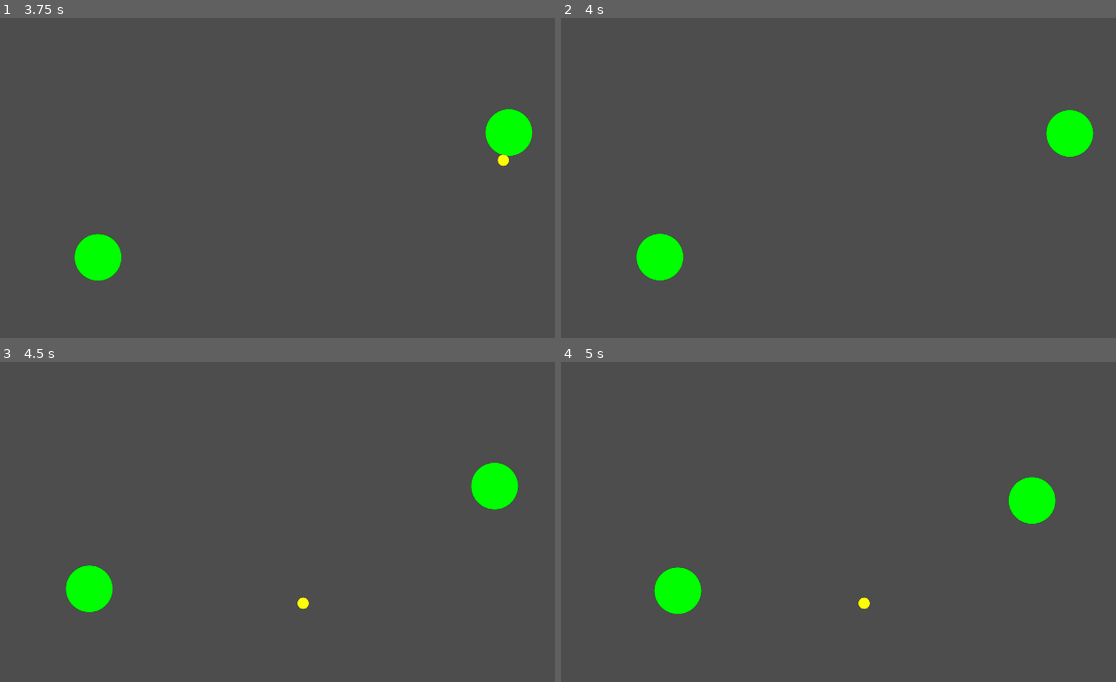
Above: before the commit, frames 1-4 (two rows, left to right).
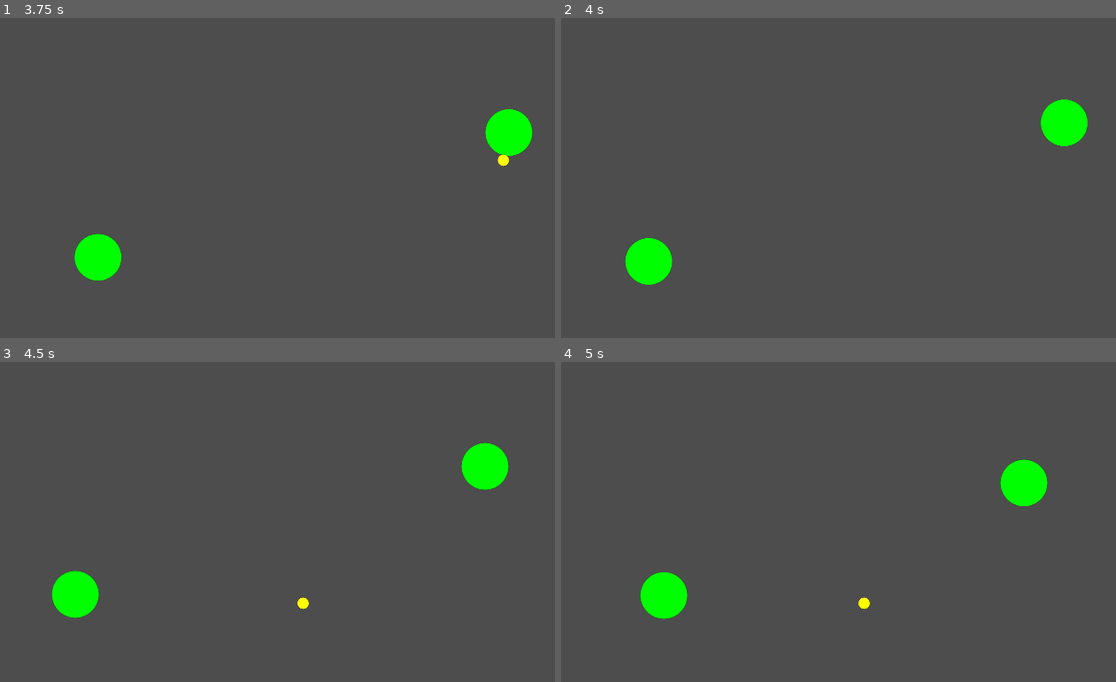
Above: after the commit, the same moments.

Repository: AntonPotapovDev/evolution-game
Game: Godot game, scene res://main.tscn
Two runs of this game, one before a commit and one after it. Both use one fixed random seed, a clock stepped at 60 frames per second and the inputs below.
Inputs:
- Up to frame 1 (3.75 s): tap Enter at 0.5, 2 s; tap Space at 1.25 s
- Up to frame 2 (4 s): no input
- Up to frame 3 (4.5 s): no input
- Up to frame 4 (5 s): no input

Frame 1 is identical in both runs. In frame 2, 1.3% of the frame differs, in the area x 11-97%, y 25-84%; in frame 3, 2.0%, in the area x 9-94%, y 25-81%; in frame 4, 1.8%.

Commit message:
Make creatures wander and search for food in background

Diff:
--- a/ai_states/breeding_state.gd
+++ b/ai_states/breeding_state.gd
@@ -25,7 +25,7 @@
     if is_instance_valid(_child):
         return LeavingCreatureState.new(_ai, _child, Vector2.LEFT)
 
-    return SearchingState.new(_ai)
+    return WanderingState.new(_ai)
 
 
 func enter_state():
--- a/ai_states/leaving_creature_state.gd
+++ b/ai_states/leaving_creature_state.gd
@@ -40,9 +40,9 @@
 
 func _try_change_state() -> AbstractAiState:
     if not is_instance_valid(_other_creature):
-        return SearchingState.new(_ai)
+        return WanderingState.new(_ai)
     return null
 
 
 func _on_creature_leaved(_area: Area2D):
-    state_change_request.emit(SearchingState.new(_ai))
+    state_change_request.emit(WanderingState.new(_ai))
--- a/ai_states/moving_to_target_state.gd
+++ b/ai_states/moving_to_target_state.gd
@@ -3,11 +3,13 @@
 
 
 var _target: Food
+var _background_searching: SearchingState
 
 
 func _init(ai: CreatureAI, target: Food):
     super(ai)
     _target = target
+    _background_searching = SearchingState.new(ai)
 
 
 func try_get_next_state_before_enter() -> AbstractAiState:
@@ -19,10 +21,13 @@
 
 
 func enter_state():
-    pass
+    _background_searching.food_found.connect(_on_closer_target_found)
+    _background_searching.enter_state()
 
 
 func leave_state():
+    _background_searching.food_found.disconnect(_on_closer_target_found)
+    _background_searching.leave_state()
     _target = null
 
 
@@ -31,11 +36,15 @@
         _ai.creature.move_to_target(_target, delta)
 
 
+func _on_closer_target_found(new_target: Food):
+    _target = new_target
+
+
 func _try_change_state() -> AbstractAiState:
     if BreedingState.should_enter_state(_ai.creature):
         return BreedingState.new(_ai)
 
     if not is_instance_valid(_target):
-        return SearchingState.new(_ai)
+        return WanderingState.new(_ai)
 
     return null
--- a/ai_states/searching_state.gd
+++ b/ai_states/searching_state.gd
@@ -6,6 +6,9 @@
 
 
 var _timer: Timer
+
+
+signal food_found(food: Food)
 
 
 func _init(ai: CreatureAI):
@@ -70,6 +73,7 @@
     var new_target = _find_nearest_food()
 
     if new_target:
+        food_found.emit(new_target)
         state_change_request.emit(MovingToTargetState.new(_ai, new_target))
     else:
         _timer.start()
--- /dev/null
+++ b/ai_states/wandering_state.gd
@@ -0,0 +1,69 @@
+class_name WanderingState
+extends AbstractAiState
+
+
+const CHANGE_DIRECTON_RATE: float = 4.0
+
+
+var _background_searching: SearchingState
+var _timer: Timer
+var _direction: Vector2
+
+
+func _init(ai: CreatureAI):
+    super(ai)
+    _background_searching = SearchingState.new(ai)
+    _timer = Timer.new()
+    _timer.wait_time = CHANGE_DIRECTON_RATE
+    _set_random_direction()
+
+
+func try_get_next_state_before_enter() -> AbstractAiState:
+    return _background_searching.try_get_next_state_before_enter()
+
+
+func try_get_next_state_after_process() -> AbstractAiState:
+    return _background_searching.try_get_next_state_after_process()
+
+
+func enter_state():
+    _timer.timeout.connect(_on_timer_timeout)
+    _ai.add_child(_timer)
+    _timer.start()
+
+    _background_searching.state_change_request.connect(_on_searching_state_change)
+    _background_searching.enter_state()
+
+
+func leave_state():
+    _background_searching.state_change_request.disconnect(_on_searching_state_change)
+    _background_searching.leave_state()
+
+    _timer.stop()
+    _timer.timeout.disconnect(_on_timer_timeout)
+    _ai.remove_child(_timer)
+    _timer.queue_free()
+    _timer = null
+
+
+func process_state(delta: float):
+    _ai.creature.move_towards(_direction, delta)
+
+
+func _rotate_direction_random():
+    var rng = RandomNumberGenerator.new()
+    _direction = _direction.rotated(rng.randf_range(PI / 2, PI))
+
+
+func _set_random_direction():
+    var rng = RandomNumberGenerator.new()
+    var dir = Vector2.UP
+    _direction = dir.rotated(rng.randf_range(0, TAU))
+
+
+func _on_searching_state_change(new_state: AbstractAiState):
+    state_change_request.emit(new_state)
+
+
+func _on_timer_timeout():
+    _rotate_direction_random()
--- a/creature_ai.gd
+++ b/creature_ai.gd
@@ -32,8 +32,8 @@
 
 func _change_state(new_state: AbstractAiState):
     if _current_state:
+        _current_state.state_change_request.disconnect(_change_state)
         _current_state.leave_state()
-        _current_state.state_change_request.disconnect(_change_state)
 
     while true:
         var actual_state = new_state.try_get_next_state_before_enter()
Not shown, added: ai_states/wandering_state.gd.uid
